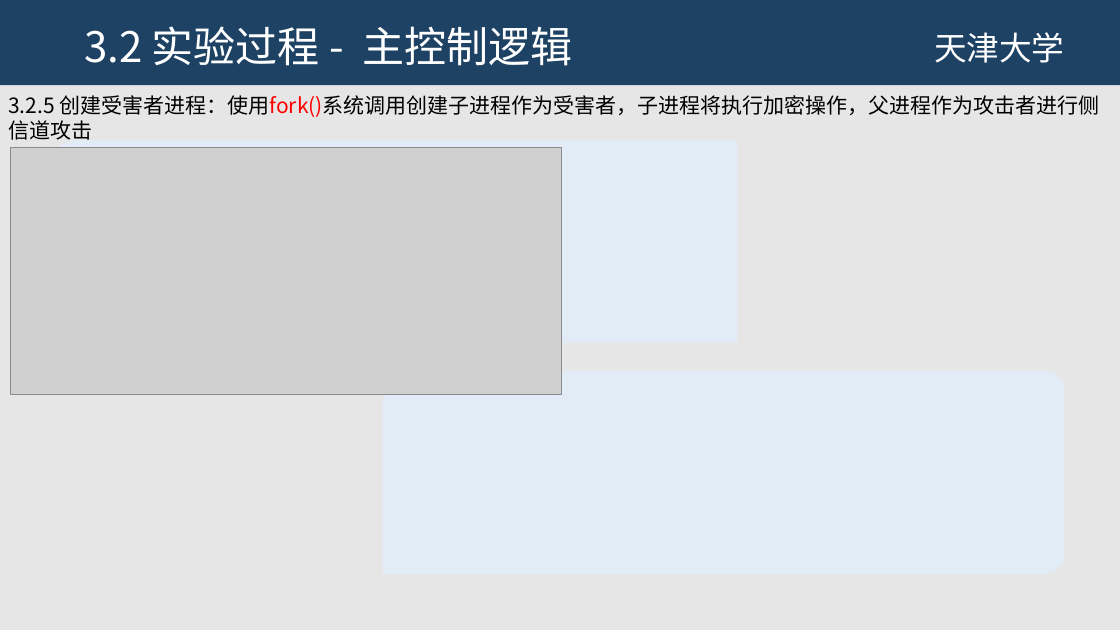
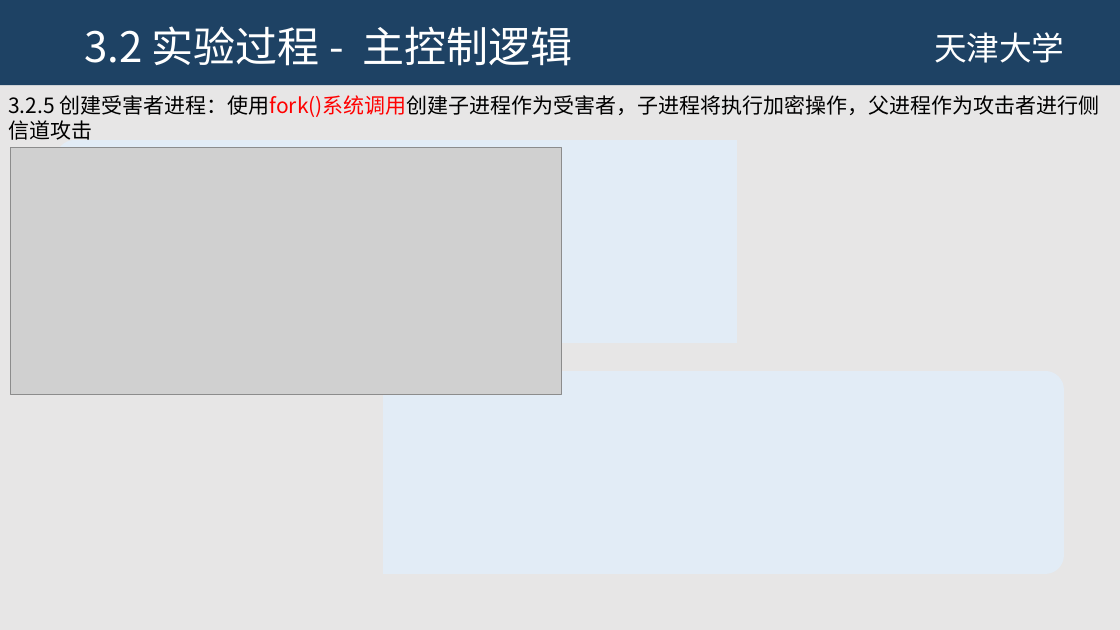
Before and after one commit to JHM2004/amd-microarch-side-channel-testbed, a slide deck: slide 24 of 第8周 - 2026-03-25 - AES flush and reload/第5次组会-2026-03-26.pptx. Drawn at 1120x630 pixels with LibreOffice and Linux fonts; fonts in the diff are those of the drawing; grey boxes stand for pictures; background and template pictures are left out. Boxes give left, top, right and bottom in pixels: in the first picture for what was removed or moved away, otherwise in the second. Text is boxed around its words. In the diff, an @@ line names an element or a change of style, - is before the commit and + after.

```diff
--- a/第8周 - 2026-03-25 - AES flush and reload/第5次组会-2026-03-26.pptx
+++ b/第8周 - 2026-03-25 - AES flush and reload/第5次组会-2026-03-26.pptx
@@ text "3.2.5 创建受害者进程：使用fork()系统调用创建子进程作为受害者，子进程将执行加密操作，父进程作为攻击者进行侧信 ..." at (8, 95, 1100, 140): text colour #000000 to #FF0000 in "创建受害者进程：使用fork()系统调用创建子进程作为受害者，子进程将执行加密操作，父进程作为攻击者进行侧信道攻击" @@
```
Also in this commit, not shown: 13 other files.
